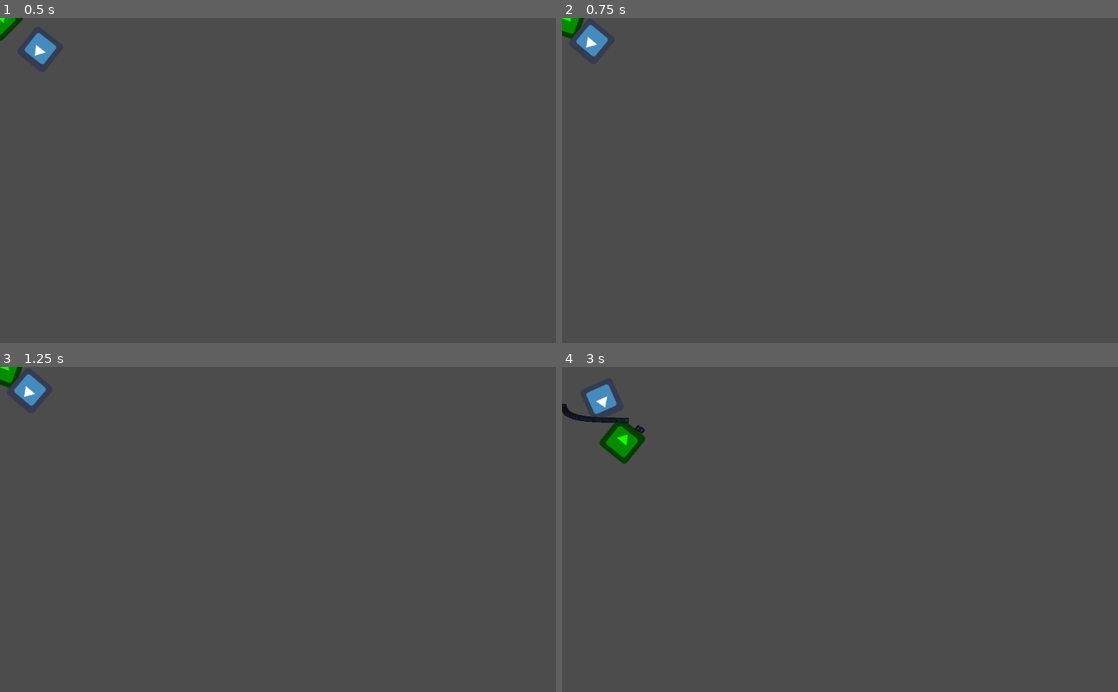
Above: before the commit, frames 1-4 (two rows, left to right).
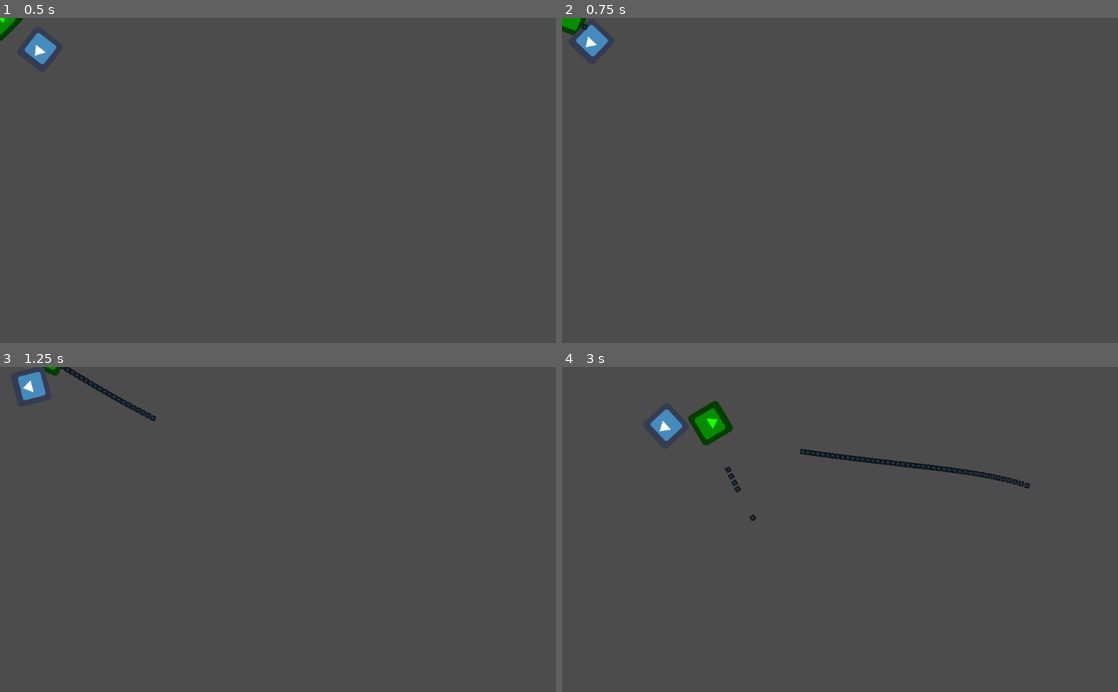
Above: after the commit, the same moments.

Repository: Jibby-Games/JibbyJam0
Game: Godot game, scene res://level.tscn
Two runs of this game, one before a commit and one after it. Both use one fixed random seed, a clock stepped at 60 frames per second and the inputs below. The engine's default icon, where the game draws it, is replaced by a stand-in: a white triangle on a blue panel in a dark square.
Inputs (mouse positions are in pixels of both pictures, inside the frame that each line leads up to):
- Up to frame 1 (0.5 s): no input
- Up to frame 2 (0.75 s): move the mouse to (962, 164) at 0.52 s; press the mouse at (962, 164) at 0.53 s; hold D (right) from 0.53 s (still down)
- Up to frame 3 (1.25 s): keep holding D (right)
- Up to frame 4 (3 s): move the mouse to (728, 545) at 1.27 s; release D (right) at 1.28 s; release the mouse at (728, 545) at 1.28 s; hold S (down) 1.28-2.03 s; click (728, 545) at 1.35 s; move the mouse to (895, 458) at 2.02 s; press the mouse at (895, 458) at 2.03 s; hold D (right) 2.03-2.78 s; move the mouse to (812, 594) at 2.77 s; release the mouse at (812, 594) at 2.78 s; hold W (up) from 2.78 s (still down); click (812, 594) at 2.85 s

Frame 1 is identical in both runs. In frame 2, 0.1% of the frame differs, in the area x 0-9%, y 0-12%; in frame 3, 0.8%; in frame 4, 2.9%, in the area x 0-85%, y 5-48%.

Commit message:
add bullet firing

Diff:
--- a/bullet.tscn
+++ b/bullet.tscn
@@ -6,7 +6,9 @@
 [sub_resource type="CircleShape2D" id=1]
 radius = 5.0
 
-[node name="bullet" type="KinematicBody2D"]
+[node name="bullet" type="Area2D"]
+collision_layer = 16
+collision_mask = 5
 script = ExtResource( 1 )
 
 [node name="Sprite" type="Sprite" parent="."]
@@ -16,3 +18,5 @@
 
 [node name="CollisionShape2D" type="CollisionShape2D" parent="."]
 shape = SubResource( 1 )
+
+[connection signal="body_entered" from="." to="." method="_on_bullet_body_entered"]
--- a/enemy.tscn
+++ b/enemy.tscn
@@ -8,6 +8,8 @@
 
 [node name="enemy" type="KinematicBody2D"]
 position = Vector2( 543, 311 )
+collision_layer = 5
+collision_mask = 3
 script = ExtResource( 2 )
 
 [node name="Sprite" type="Sprite" parent="."]
--- a/player.tscn
+++ b/player.tscn
@@ -7,6 +7,7 @@
 radius = 32.0
 
 [node name="player" type="KinematicBody2D"]
+collision_layer = 2
 script = ExtResource( 1 )
 
 [node name="CollisionShape2D" type="CollisionShape2D" parent="."]
@@ -18,4 +19,4 @@
 texture = ExtResource( 2 )
 
 [node name="Muzzle" type="Position2D" parent="."]
-position = Vector2( 12, -38 )
+position = Vector2( 35, 10 )
--- a/scripts/bullet.gd
+++ b/scripts/bullet.gd
@@ -1,16 +1,12 @@
-extends KinematicBody2D
+extends Area2D
+
+var speed = 750
+
+func _physics_process(delta):
+    position += transform.x * speed * delta
 
 
-# Declare member variables here. Examples:
-# var a: int = 2
-# var b: String = "text"
-
-
-# Called when the node enters the scene tree for the first time.
-func _ready() -> void:
-	pass # Replace with function body.
-
-
-# Called every frame. 'delta' is the elapsed time since the previous frame.
-#func _process(delta: float) -> void:
-#	pass
+func _on_bullet_body_entered(body:Node) -> void:
+    if body.is_in_group("enemies"):
+        body.queue_free()
+    queue_free()
